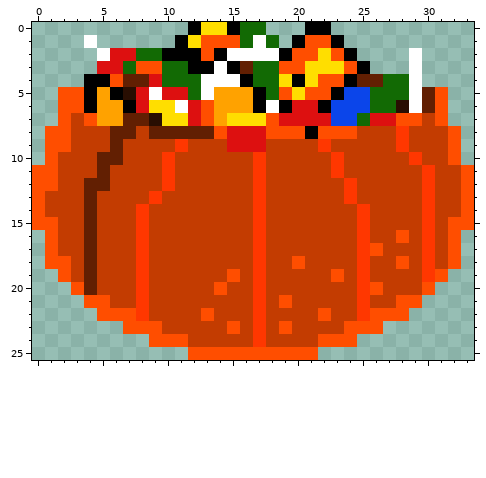
File history of a pixel-art sprite, Assets/sprites/itemcandy.png. The first picture shows the starting point.
The file is 34x26 pixels.
And afterwards:
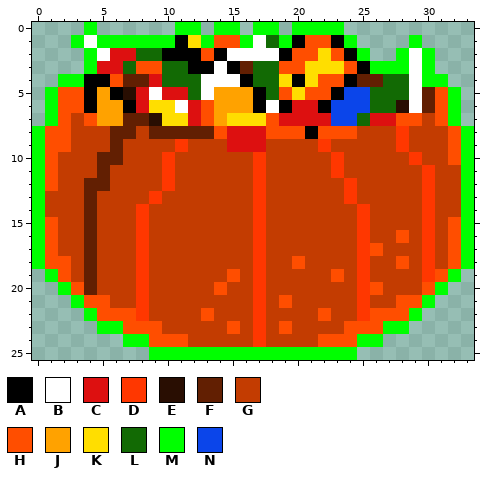
Palette (. is transparent): A #000000  B #ffffff  C #dd1010  D #ff3700  E #290e02  F #621f02  G #c33c01  H #ff4e00  J #ffa200  K #ffde00  L #126a04  M #00ff00  N #0b45ea
What changed:
y 0: x 4 . -> M; x 11..18 .AKKALL. -> MM.MM.MM; x 20..23 .AA. -> MMMM
y 1: x 3 . -> M; x 5..10 ...... -> MMMMMM; x 13 H -> M; x 16 L -> M; x 19 . -> M; x 24 . -> M; x 29 . -> M
y 2: x 4 . -> M; x 25 . -> M; x 28 . -> M; x 30 . -> M
y 3: x 4 . -> M; x 26..28 ... -> MMM; x 30 . -> M
y 4: x 2..3 .. -> MM; x 30..31 .. -> MM
y 5..7: x 1 . -> M; x 32 . -> M
y 8..10: x 0 . -> M; x 33 . -> M
y 11..15: x 0 H -> M; x 33 H -> M
y 16..18: x 0 . -> M; x 33 . -> M
y 19: x 1 . -> M; x 32 . -> M
y 20: x 2 . -> M; x 31 . -> M
y 21: x 3 . -> M; x 30 . -> M
y 22: x 4 . -> M; x 29 . -> M
y 23: x 5..6 .. -> MM; x 27..28 .. -> MM
y 24: x 7..8 .. -> MM; x 25..26 .. -> MM
y 25: x 9..24 ...HHHHHHHHHH... -> MMMMMMMMMMMMMMMM
